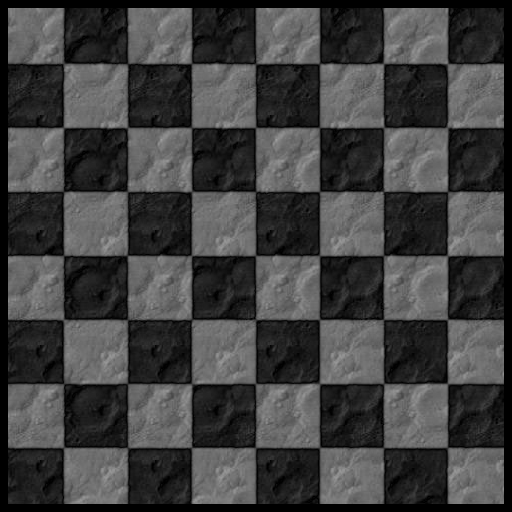
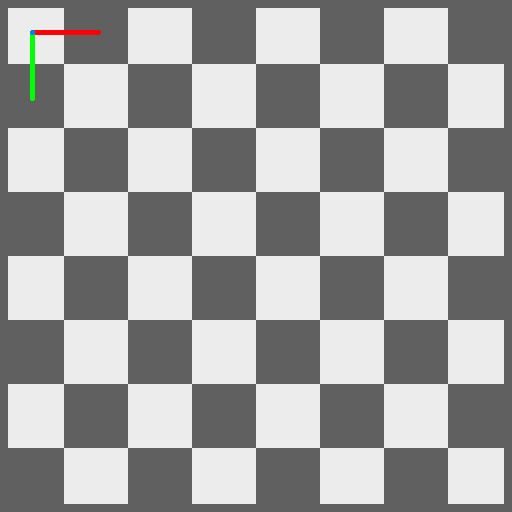
Layer changes from the first (512, 512) image to the second:
hid group "height" (3 layers) over [0, 0, 512, 512]
showed group "color" (3 layers) over [0, 0, 512, 512]
painted on "origin-marker" over [30, 30, 35, 101]
